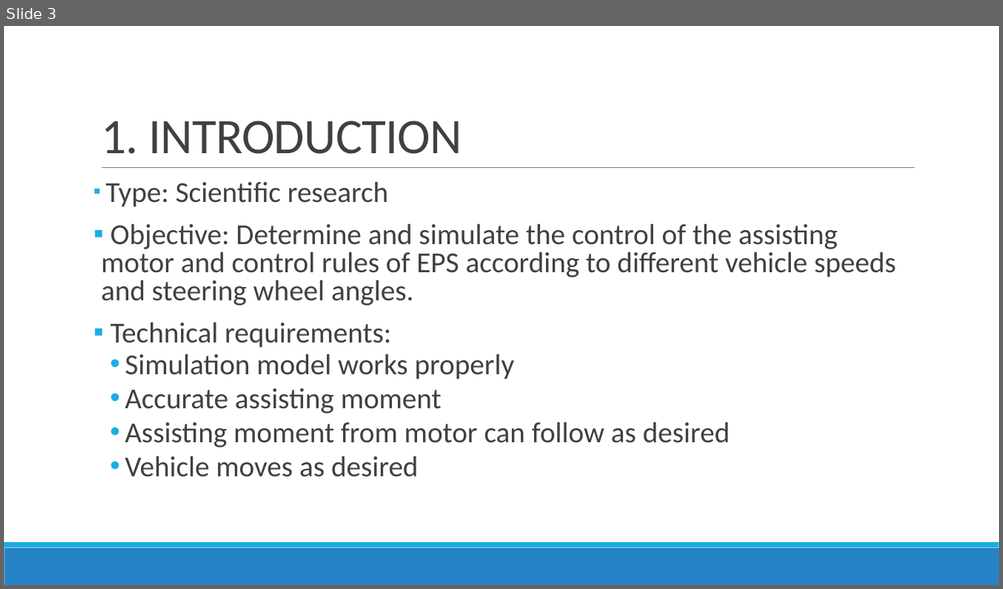
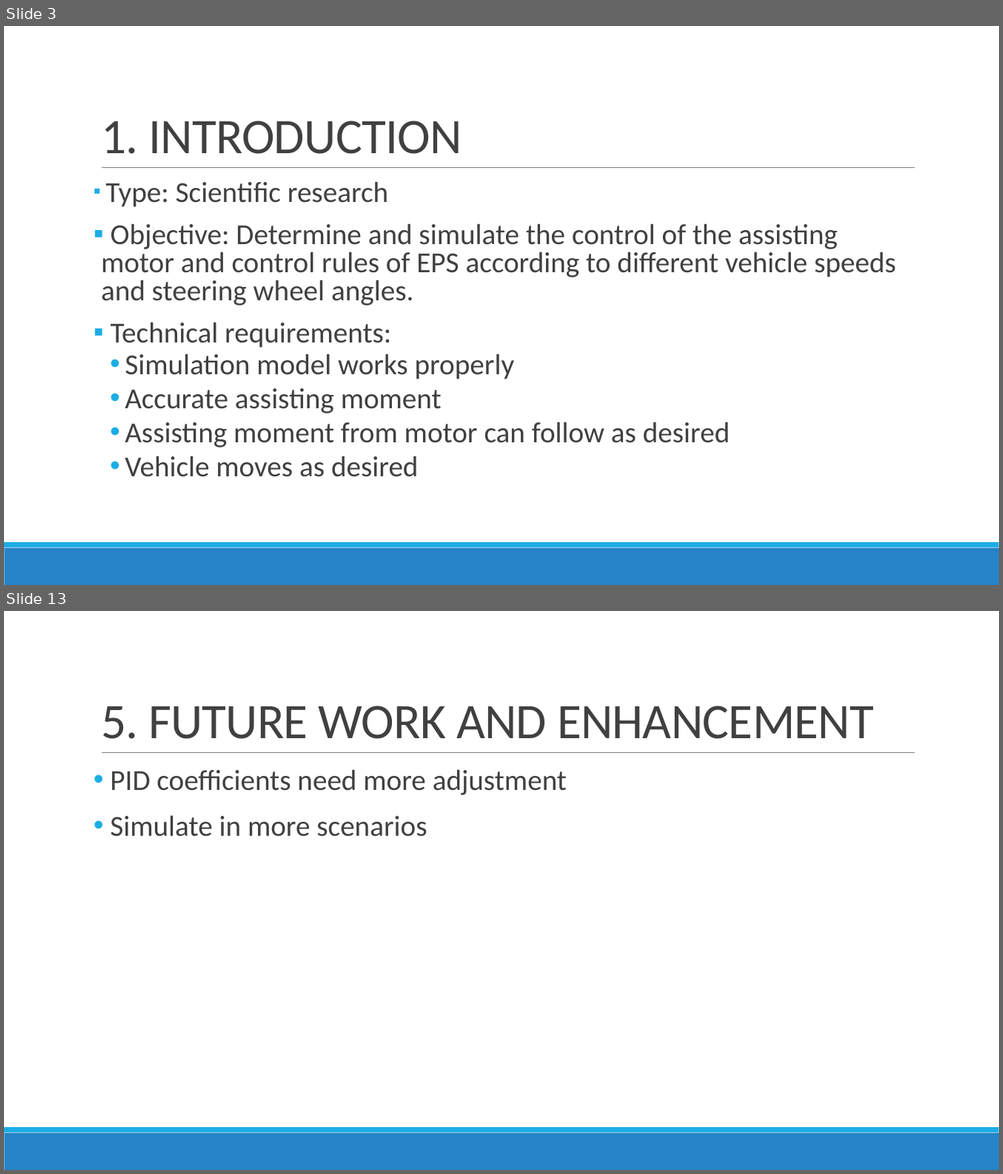
Before and after one commit to Bminhhh/CapsoneProject, a slide deck: duy/CAPSTONE PROJECT/CAPSTONE PROJECT REPORT.pptx. Shown one above the other, each under a label of ours: slide 3 before the commit, slides 3 and 13 after it; the slides between them are not shown. The pictures are 1003x589 and 1003x1174 pixels, drawn with LibreOffice and Linux fonts; fonts in the diff are those of the drawing. Boxes give left, top, right and bottom in pixels: in the first picture for what was removed or moved away, otherwise in the second. Text is boxed around its words. In the diff, an @@ line names an element or a change of style, - is before the commit and + after.

```diff
--- a/duy/CAPSTONE PROJECT/CAPSTONE PROJECT REPORT.pptx
+++ b/duy/CAPSTONE PROJECT/CAPSTONE PROJECT REPORT.pptx
@@ slide 13 added at <box>4,611,999,1170</box>, background #FFFFFF; not listed: 3 template elements that a slide beside it also shows @@
@@ title added at <box>101,706,874,739</box>, 48 pt, text #404040 @@
+5. FUTURE WORK AND ENHANCEMENT
@@ text added at <box>110,769,566,837</box>, 28 pt, text #404040 @@
+• PID coefficients need more adjustment
+• Simulate in more scenarios
```
Also in this commit, not shown: 4 slides changed, 6 other slides added, 37 other files.
